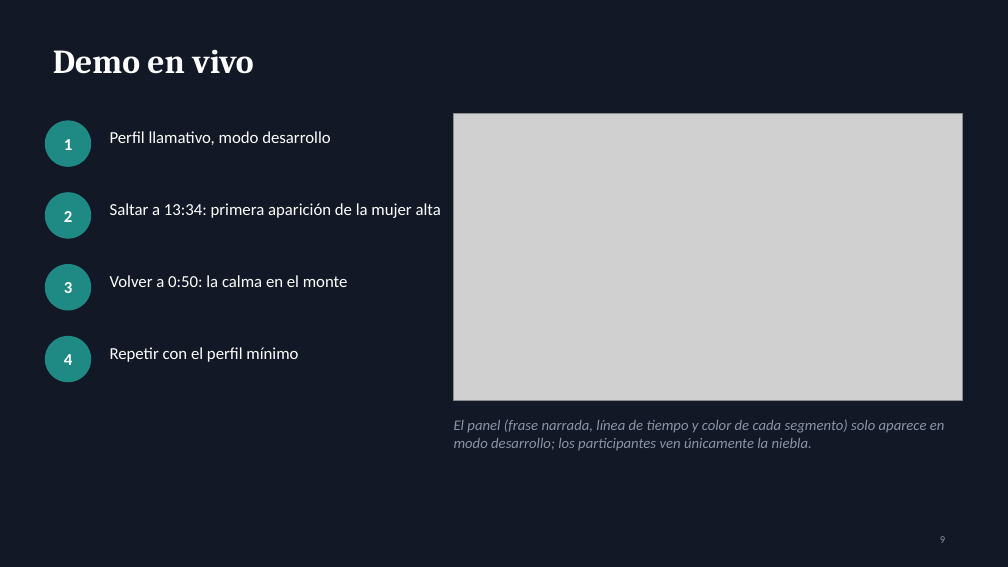
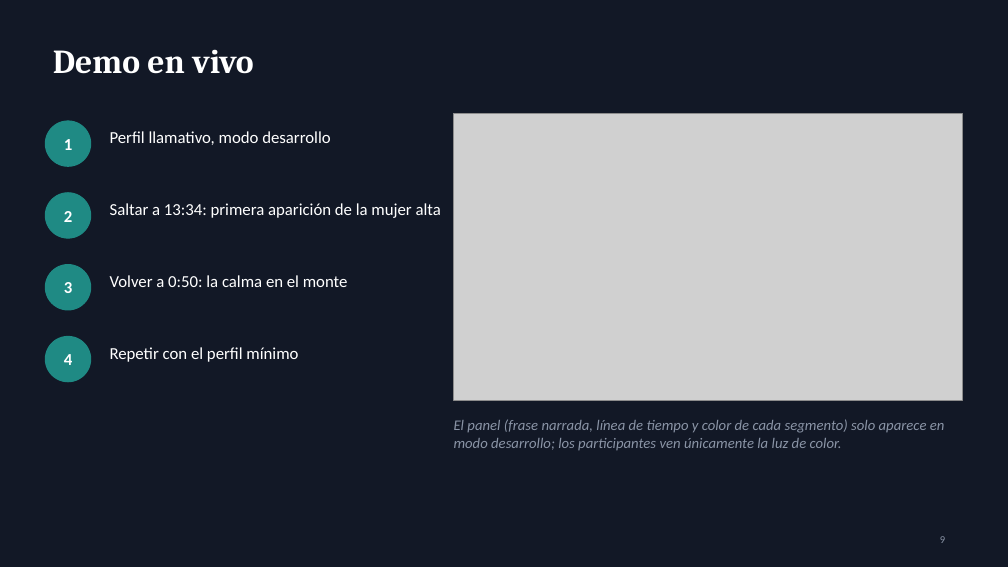
Before and after one commit to bernarditarobles/Prototipo-audiolibro, a slide deck: slide 9 of presentacion/POC_ambientacion_audiolibros.pptx. Drawn at 1008x567 pixels with LibreOffice and Linux fonts; fonts in the diff are those of the drawing; grey boxes stand for pictures. Boxes give left, top, right and bottom in pixels: in the first picture for what was removed or moved away, otherwise in the second. Text is boxed around its words. In the diff, an @@ line names an element or a change of style, - is before the commit and + after.

```diff
--- a/presentacion/POC_ambientacion_audiolibros.pptx
+++ b/presentacion/POC_ambientacion_audiolibros.pptx
@@ text at [454,419,945,450]: text changed @@
-El panel (frase narrada, línea de tiempo y color de cada segmento) solo aparece en modo desarrollo; los participantes ven únicamente la niebla.
+El panel (frase narrada, línea de tiempo y color de cada segmento) solo aparece en modo desarrollo; los participantes ven únicamente la luz de color.
```
Also in this commit, not shown: 5 other slides changed, 13 other files.
